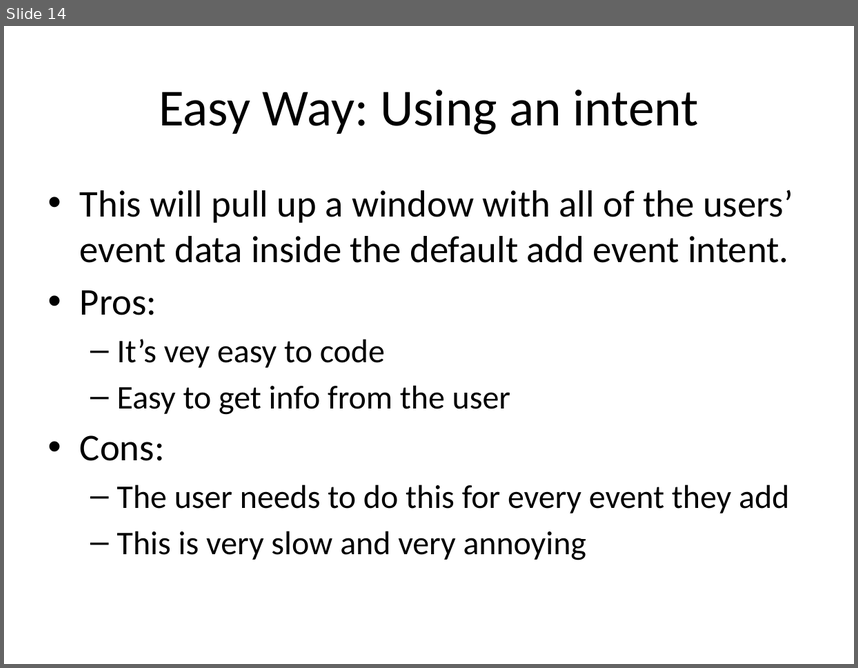
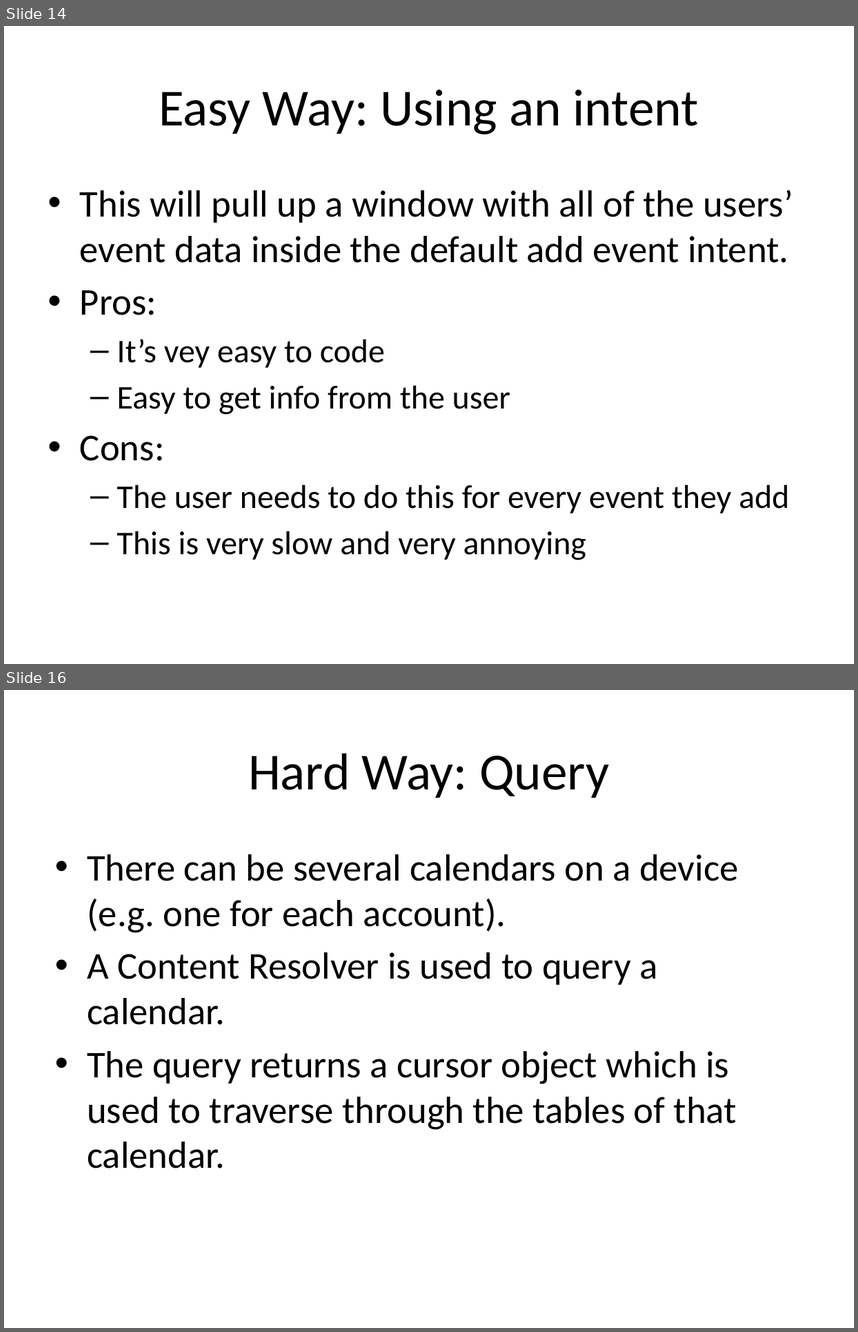
Before and after one commit to scurrymd/Software-Engineering, a slide deck: docs/UC Schedule App.pptx. Shown one above the other, each under a label of ours: slide 14 before the commit, slides 14 and 16 after it; the slides between them are not shown. The pictures are 858x668 and 858x1332 pixels, drawn with LibreOffice and Linux fonts; fonts in the diff are those of the drawing. Boxes give left, top, right and bottom in pixels: in the first picture for what was removed or moved away, otherwise in the second. Text is boxed around its words. In the diff, an @@ line names an element or a change of style, - is before the commit and + after.

Commit message:
Updated Presentation
Added slides for the Calendar API.

```diff
--- a/docs/UC Schedule App.pptx
+++ b/docs/UC Schedule App.pptx
@@ slide 16 added at (4,690,854,1328), background #FFFFFF @@
@@ title added at (248,753,609,798), 44 pt, text #000000 @@
+Hard Way: Query
@@ text added at (87,854,738,1168), 32 pt, text #000000 @@
+• There can be several calendars on a device (e.g. one for each account).
+• A Content Resolver is used to query a calendar.
+• The query returns a cursor object which is used to traverse through the tables of that calendar.
```
Also in this commit, not shown: 7 slides changed, 1 other slide added.
